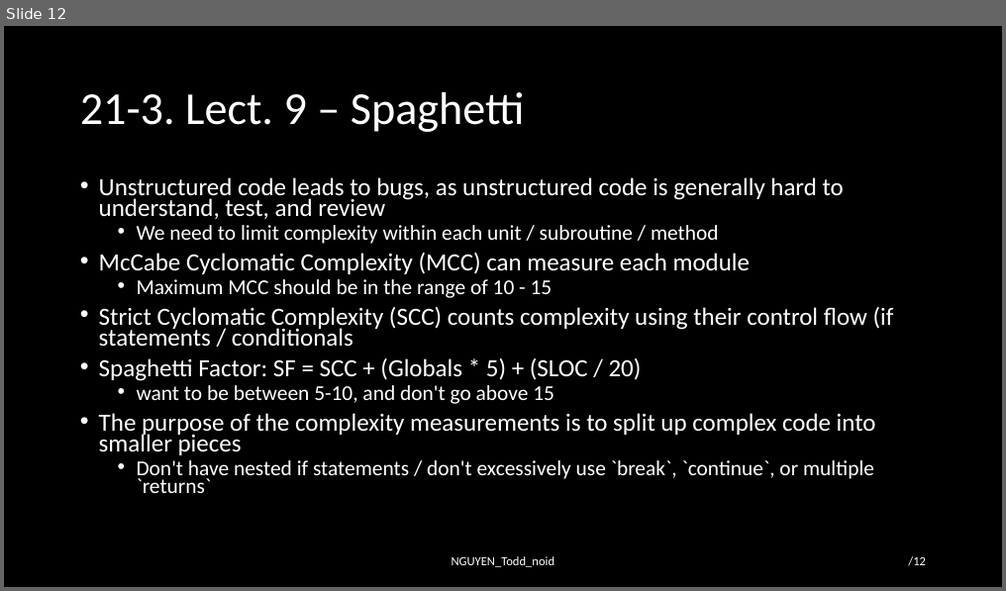
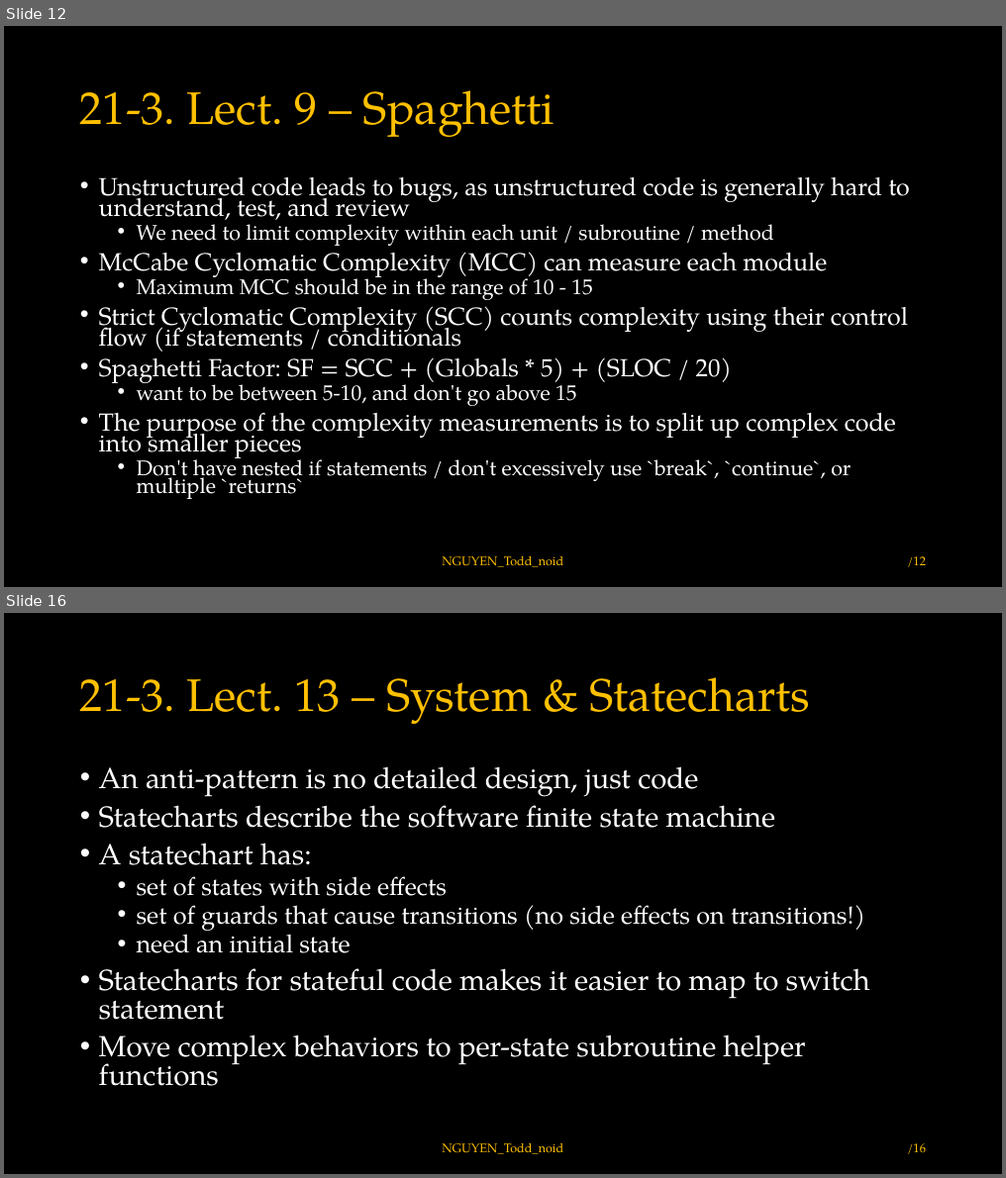
Before and after one commit to toddnguyen-gf/embedded-training, a slide deck: ece-18-642/lec-20-to-24/hw21/HW21_NGUYEN_Todd_noid.pptx. Shown one above the other, each under a label of ours: slide 12 before the commit, slides 12 and 16 after it; the slides between them are not shown. The pictures are 1006x591 and 1006x1178 pixels, drawn with LibreOffice and Linux fonts; fonts in the diff are those of the drawing. Boxes give left, top, right and bottom in pixels: in the first picture for what was removed or moved away, otherwise in the second. Text is boxed around its words. In the diff, an @@ line names an element or a change of style, - is before the commit and + after.

```diff
--- a/ece-18-642/lec-20-to-24/hw21/HW21_NGUYEN_Todd_noid.pptx
+++ b/ece-18-642/lec-20-to-24/hw21/HW21_NGUYEN_Todd_noid.pptx
@@ slide 16 added at <box>4,613,1002,1174</box>, background #000000 @@
@@ title added at <box>80,677,810,724</box>, 44 pt, text #FFC000 @@
+21-3. Lect. 13 – System & Statecharts
@@ text added at <box>99,766,870,1086</box>, 28 pt, text #FFFFFF @@
+• An anti-pattern is no detailed design, just code
+• Statecharts describe the software finite state machine
+• A statechart has:
+  • set of states with side effects
+  • set of guards that cause transitions (no side effects on transitions!)
+  • need an initial state
+• Statecharts for stateful code makes it easier to map to switch statement
+• Move complex behaviors to per-state subroutine helper functions
@@ text added at <box>442,1144,563,1155</box>, 12 pt, text #FFC000 @@
+NGUYEN_Todd_noid
@@ page number added at <box>907,1144,926,1155</box>, 12 pt, text #FFC000 @@
+/16
@@ slide 12 changed as well @@
@@ text "Unstructured code leads to bugs, ..." at <box>99,177,910,499</box>: font Calibri to TeX Gyre Pagella @@
@@ font Calibri to TeX Gyre Pagella, text colour #FFFFFF to #FFC000 in 3 elements at <box>80,90,554,137</box>, <box>442,557,563,568</box>, <box>907,557,926,568</box> @@
```
Also in this commit, not shown: 11 other slides changed, 6 other slides added.
